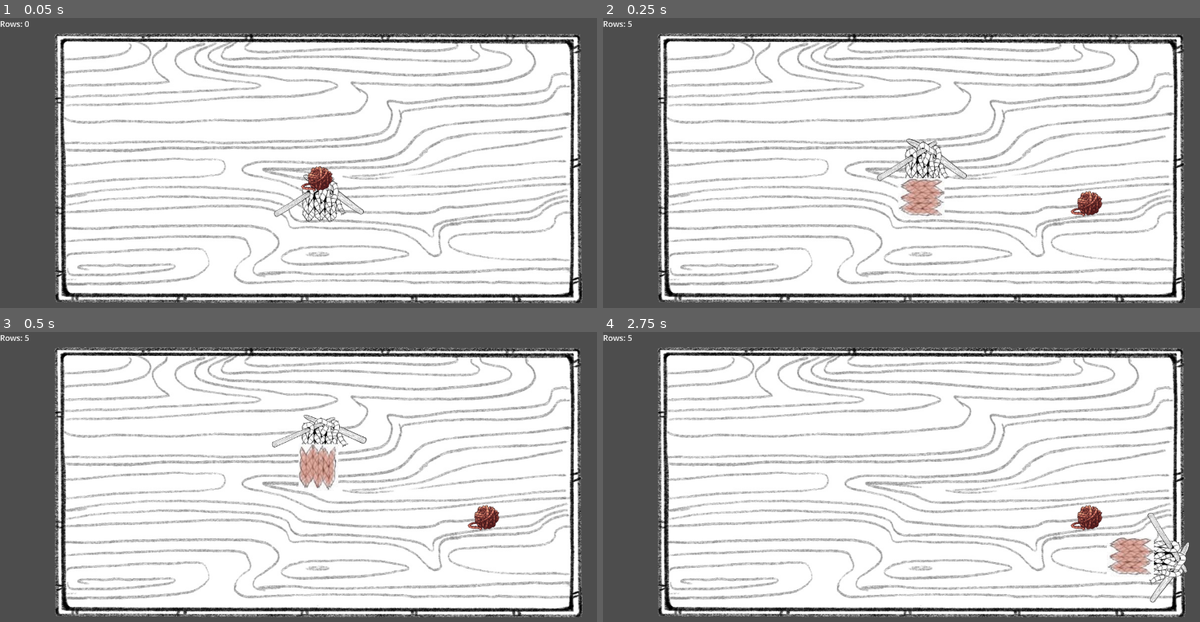
Above: before the commit, frames 1-4 (two rows, left to right).
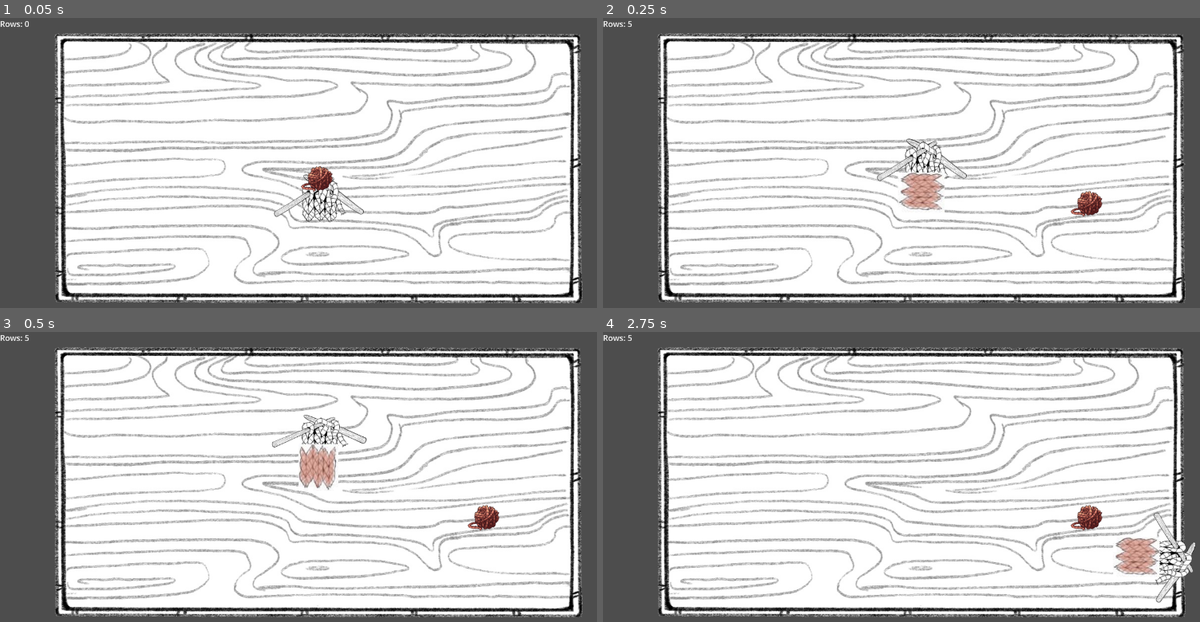
Above: after the commit, the same moments.

Repository: magaly3118/Serpentwine
Game: Godot game, scene res://Scenes/level.tscn
Same seed, same stepped clock (60 frames per second), same inputs: the game is played once before the commit and once after it.
Inputs:
- Up to frame 1 (0.05 s): no input
- Up to frame 2 (0.25 s): no input
- Up to frame 3 (0.5 s): no input
- Up to frame 4 (2.75 s): hold Right (ui_right) 0.53-1.28 s; hold Down (ui_down) 1.28-2.03 s; hold Right (ui_right) from 2.03 s (still down)

Frame 1 is identical in both runs. In frame 2, 0.7% of the frame differs, in the area x 49-58%, y 53-69%; in frame 3, nothing differs; in frame 4, 1.5%, in the area x 84-100%, y 62-94%.

Commit message:
changed collision shapes to circles

Diff:
--- a/Knit-prototype/Scenes/scarf.tscn
+++ b/Knit-prototype/Scenes/scarf.tscn
@@ -4,8 +4,7 @@
 [ext_resource type="Texture2D" uid="uid://b2g86dk3xtpgy" path="res://TestingAssets/needles_01_better.png" id="2_ujd3r"]
 [ext_resource type="Texture2D" uid="uid://bsvcs1inp0ci5" path="res://TestingAssets/needles_02.png" id="3_6ncbg"]
 
-[sub_resource type="RectangleShape2D" id="RectangleShape2D_bwghm"]
-size = Vector2(62, 62)
+[sub_resource type="CircleShape2D" id="CircleShape2D_yseoh"]
 
 [node name="scarf" type="Node2D"]
 script = ExtResource("1_ui11a")
@@ -22,4 +21,6 @@
 texture = ExtResource("3_6ncbg")
 
 [node name="CollisionShape2D" type="CollisionShape2D" parent="head"]
-shape = SubResource("RectangleShape2D_bwghm")
+position = Vector2(3, 10)
+scale = Vector2(3, 3)
+shape = SubResource("CircleShape2D_yseoh")
--- a/Knit-prototype/Scenes/scarf_body.tscn
+++ b/Knit-prototype/Scenes/scarf_body.tscn
@@ -3,8 +3,7 @@
 [ext_resource type="Script" path="res://Scripts/scarf_body.gd" id="1_rcmx0"]
 [ext_resource type="Texture2D" uid="uid://c7p5snjqqro1d" path="res://TestingAssets/body.png" id="2_xs54w"]
 
-[sub_resource type="RectangleShape2D" id="RectangleShape2D_ivvio"]
-size = Vector2(60, 60)
+[sub_resource type="CircleShape2D" id="CircleShape2D_ui3sm"]
 
 [node name="scarf_body" type="Area2D" groups=["body"]]
 script = ExtResource("1_rcmx0")
@@ -15,6 +14,7 @@
 texture = ExtResource("2_xs54w")
 
 [node name="CollisionShape2D" type="CollisionShape2D" parent="."]
-shape = SubResource("RectangleShape2D_ivvio")
+scale = Vector2(2.5, 2.5)
+shape = SubResource("CircleShape2D_ui3sm")
 
 [connection signal="area_entered" from="." to="." method="_on_area_entered"]
